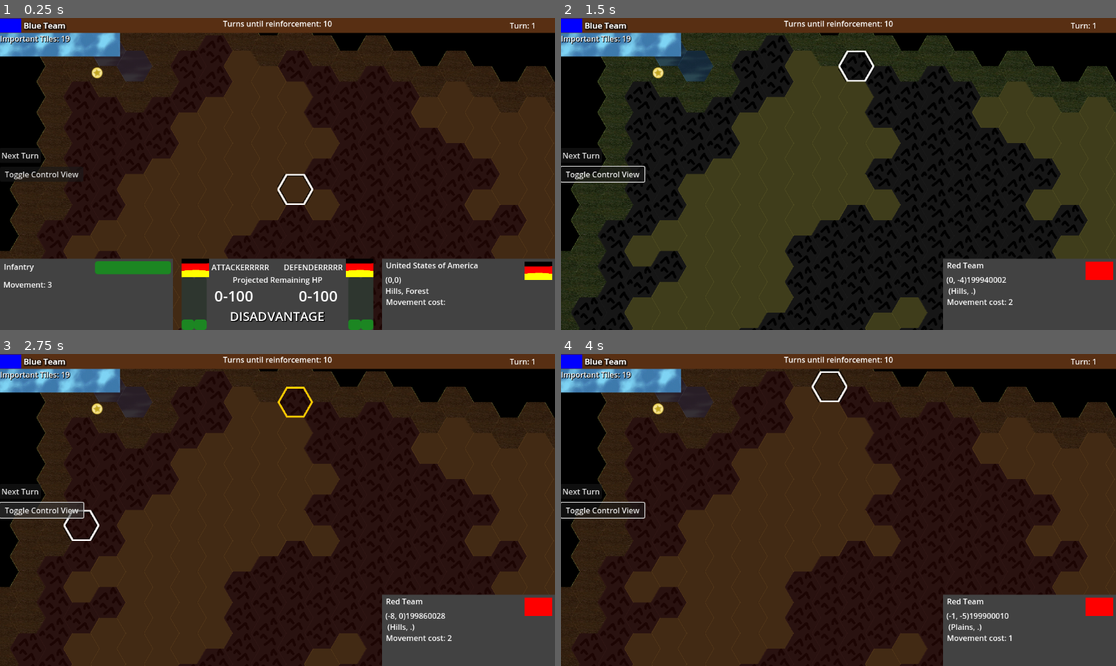
Above: before the commit, frames 1-4 (two rows, left to right).
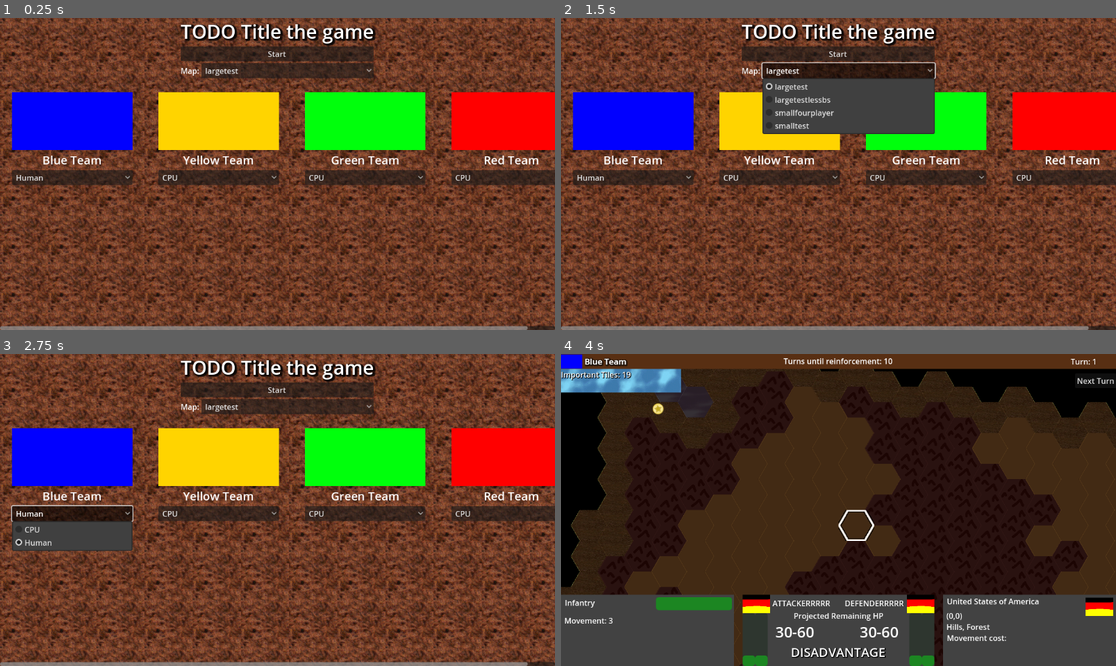
Above: after the commit, the same moments.

Repository: kralinc/cw2100game
Game: Godot game, scene res://MainMenu.tscn
The game is run twice, just before and just after one commit, with the same random seed, the same clock (stepped at 60 frames per second) and the same inputs. Before the commit the project starts from res://root.tscn. The engine's default icon, where the game draws it, is replaced by a stand-in: a white triangle on a blue panel in a dark square.
Inputs (mouse positions are in pixels of both pictures, inside the frame that each line leads up to):
- Up to frame 1 (0.25 s): no input
- Up to frame 2 (1.5 s): click (605, 174) at 0.5 s, where only the run before the commit has a clickable "Toggle Control View"; click (849, 71) at 1.25 s, where only the run after the commit has a clickable "largetest"
- Up to frame 3 (2.75 s): click (72, 513) at 2 s, where only the run after the commit has a clickable "Human"
- Up to frame 4 (4 s): click (777, 513) at 2.75 s, where only the run after the commit has a clickable "CPU"; click (838, 388) at 3.5 s, where only the run after the commit has a clickable "Start"

The runs differ from the first frame. In frame 1, 88% of the frame differs, in the area x 0-100%, y 0-100%; in frame 2, 93%; in frame 3, 87%; in frame 4, 17%.

Commit message:
Added a main menu

Diff:
--- /dev/null
+++ b/FactionSelectUI.gd
@@ -0,0 +1,20 @@
+extends MarginContainer
+
+signal control_option_selected(factionId:int, isHuman:bool)
+
+var faction:Faction
+
+func initialize(factionInfo:Faction, isFirst:bool) -> void:
+	faction = factionInfo
+	var factionName:Label = get_node("%FactionName")
+	var flag:TextureRect = get_node("%Flag")
+	var controlOption:OptionButton = get_node("%ControlOption")
+	controlOption.item_selected.connect(onControlItemSelected)
+
+	factionName.text = factionInfo.fullName
+	flag.texture = factionInfo.flag
+	controlOption.selected = 1 if isFirst else 0
+
+
+func onControlItemSelected(index: int) -> void:
+	control_option_selected.emit(faction.id, true if index == 1 else false)
--- /dev/null
+++ b/FactionSelectUI.tscn
@@ -0,0 +1,44 @@
+[gd_scene load_steps=3 format=3 uid="uid://dh6skd271xest"]
+
+[ext_resource type="Texture2D" uid="uid://lcrval3k4ohe" path="res://maps/common_data/assets/flags/greenflag.png" id="1_a3km3"]
+[ext_resource type="Script" uid="uid://bwkwiicnauarn" path="res://FactionSelectUI.gd" id="1_hemv2"]
+
+[node name="FactionSelectUI" type="MarginContainer"]
+custom_minimum_size = Vector2(300, 400)
+anchors_preset = -1
+anchor_right = 0.2703403
+anchor_bottom = 0.665
+offset_right = 0.56799316
+offset_bottom = 0.07998657
+grow_horizontal = 2
+grow_vertical = 2
+theme_override_constants/margin_left = 25
+theme_override_constants/margin_top = 25
+theme_override_constants/margin_right = 25
+theme_override_constants/margin_bottom = 25
+script = ExtResource("1_hemv2")
+metadata/_edit_use_anchors_ = true
+
+[node name="VBoxContainer" type="VBoxContainer" parent="."]
+layout_mode = 2
+
+[node name="Flag" type="TextureRect" parent="VBoxContainer"]
+unique_name_in_owner = true
+layout_mode = 2
+texture = ExtResource("1_a3km3")
+
+[node name="FactionName" type="Label" parent="VBoxContainer"]
+unique_name_in_owner = true
+layout_mode = 2
+theme_override_font_sizes/font_size = 24
+text = "Placeholder"
+horizontal_alignment = 1
+
+[node name="ControlOption" type="OptionButton" parent="VBoxContainer"]
+unique_name_in_owner = true
+layout_mode = 2
+item_count = 2
+popup/item_0/text = "CPU"
+popup/item_0/id = 0
+popup/item_1/text = "Human"
+popup/item_1/id = 1
--- a/HUDController.gd
+++ b/HUDController.gd
@@ -83,10 +83,10 @@
 		$CombatPanel/DefenderLabel.text = defenderUnit.type.uiName
 		setHealthBar($CombatPanel/AttackerHealthBarHigh, attackerUnit.hp - data.attackerMinDamage)
 		setHealthBar($CombatPanel/AttackerHealthBarLow, attackerUnit.hp - data.attackerMaxDamage)
-		$CombatPanel/AttackerDamageLabel.text = "%d - %d" % [attackerUnit.hp - data.attackerMinDamage, attackerUnit.hp - data.attackerMaxDamage]
+		$CombatPanel/AttackerDamageLabel.text = "%d - %d" % [attackerUnit.hp - data.attackerMaxDamage, attackerUnit.hp - data.attackerMinDamage]
 		setHealthBar($CombatPanel/DefenderHealthBarHigh, defenderUnit.hp - data.defenderMinDamage)
 		setHealthBar($CombatPanel/DefenderHealthBarLow, defenderUnit.hp - data.defenderMaxDamage)
-		$CombatPanel/DefenderDamageLabel.text = "%d - %d" % [defenderUnit.hp - data.defenderMinDamage, defenderUnit.hp - data.defenderMaxDamage]
+		$CombatPanel/DefenderDamageLabel.text = "%d - %d" % [defenderUnit.hp - data.defenderMaxDamage, defenderUnit.hp - data.defenderMinDamage]
 
 		$CombatPanel/AdvantageLabel.visible = true
 		if attackerUnit.hasAdvantageAgainst(defenderUnit):
--- a/Main.gd
+++ b/Main.gd
@@ -34,8 +34,6 @@
 	initFactionControl()
 	initPathfinding()
 	initUnits()
-	#nextTurnFogOfWar(Global.currentPlayer)
-	#nextTurnUnitSetup(Global.currentPlayer)
 	Global.currentPlayerIterator = Global.factionsList.size() - 1
 	nextTurn()
 	Global.intraTurnCounter = 0
@@ -44,6 +42,9 @@
 func _process(delta):
 	getHoverPath()
 	doHighlight()
+
+	if (Input.is_action_pressed("next_turn")):
+		nextTurn()
 
 func doHighlight():
 	$MapContainer/Map/Highlight.clear()
--- /dev/null
+++ b/MainMenu.gd
@@ -0,0 +1,60 @@
+extends Control
+
+const FactionSelectUI = preload("res://FactionSelectUI.tscn")
+
+var mapName:String
+var factions:Dictionary
+var factionControlModes:Dictionary = {}
+
+var mapSelectDropdown:OptionButton
+var factionContainer:HBoxContainer
+var startButton:Button
+
+func _ready() -> void:
+	mapSelectDropdown = get_node("%MapSelectDropdown")
+	mapSelectDropdown.item_selected.connect(onMapSelected)
+
+	factionContainer = get_node("%FactionContainer")
+	startButton = get_node("%StartButton")
+	startButton.pressed.connect(onStartButtonPressed)
+
+	getMaps()
+	onMapSelected(0)
+
+func getMaps() -> void:
+	var maps_path = "res://maps"
+	var dir = DirAccess.open(maps_path)
+	if dir:
+		var subdirs = dir.get_directories()
+		for subdir_name in subdirs:
+			if subdir_name != "common_data":
+				mapSelectDropdown.add_item(subdir_name)
+	else:
+		printerr("Failed to open maps directory: %s" % maps_path)
+
+func onMapSelected(itemIndex:int) -> void:
+	mapName = mapSelectDropdown.get_item_text(itemIndex)
+	factions = Global.setupFactions(mapName)
+	factionControlModes = {}
+	# Clear previous faction UI elements
+	for child in factionContainer.get_children():
+		child.queue_free()
+	var firstFaction:bool = true
+	for faction in factions.values():
+		if faction.id == 0: continue # Skip neutral faction
+
+		var factionSelectUi = FactionSelectUI.instantiate()
+		factionSelectUi.initialize(faction, firstFaction)
+		factionSelectUi.control_option_selected.connect(onFactionControlOptionSelected)
+		factionContainer.add_child(factionSelectUi)
+
+		factionControlModes[faction.id] = true if firstFaction else false
+		firstFaction = false
+
+func onFactionControlOptionSelected(factionId:int, isHuman:bool) -> void:
+	factionControlModes[factionId] = isHuman
+
+func onStartButtonPressed() -> void:
+	Global.setupGameData(mapName, factionControlModes)
+	Global.spectatorMode = false
+	get_tree().change_scene_to_file("res://root.tscn")
--- /dev/null
+++ b/MainMenu.tscn
@@ -0,0 +1,86 @@
+[gd_scene load_steps=3 format=3 uid="uid://cm3xjnasiku4g"]
+
+[ext_resource type="Script" uid="uid://fs2ubjarhinq" path="res://MainMenu.gd" id="1_eiy7p"]
+[ext_resource type="Texture2D" uid="uid://0pplnenpcetj" path="res://assets/menu/dirt.png" id="1_i26rj"]
+
+[node name="MainMenu" type="Control"]
+layout_mode = 3
+anchors_preset = 15
+anchor_right = 1.0
+anchor_bottom = 1.0
+grow_horizontal = 2
+grow_vertical = 2
+script = ExtResource("1_eiy7p")
+metadata/_edit_lock_ = true
+
+[node name="TextureRect" type="TextureRect" parent="."]
+layout_mode = 1
+anchors_preset = 15
+anchor_right = 1.0
+anchor_bottom = 1.0
+grow_horizontal = 2
+grow_vertical = 2
+texture = ExtResource("1_i26rj")
+stretch_mode = 1
+metadata/_edit_lock_ = true
+
+[node name="MarginContainer" type="MarginContainer" parent="."]
+layout_mode = 1
+anchors_preset = 15
+anchor_right = 1.0
+anchor_bottom = 1.0
+grow_horizontal = 2
+grow_vertical = 2
+metadata/_edit_lock_ = true
+
+[node name="VBoxContainer2" type="VBoxContainer" parent="MarginContainer"]
+layout_mode = 2
+metadata/_edit_lock_ = true
+
+[node name="VBoxContainer" type="VBoxContainer" parent="MarginContainer/VBoxContainer2"]
+layout_mode = 2
+size_flags_horizontal = 4
+size_flags_vertical = 0
+
+[node name="Title" type="Label" parent="MarginContainer/VBoxContainer2/VBoxContainer"]
+layout_mode = 2
+theme_override_colors/font_shadow_color = Color(0, 0, 0, 0.7254902)
+theme_override_constants/shadow_offset_x = 3
+theme_override_constants/shadow_offset_y = 2
+theme_override_constants/shadow_outline_size = 10
+theme_override_font_sizes/font_size = 40
+text = "TODO Title the game"
+horizontal_alignment = 1
+
+[node name="StartButton" type="Button" parent="MarginContainer/VBoxContainer2/VBoxContainer"]
+unique_name_in_owner = true
+layout_mode = 2
+text = "Start"
+
+[node name="MapSelectContainer" type="HBoxContainer" parent="MarginContainer/VBoxContainer2/VBoxContainer"]
+layout_mode = 2
+
+[node name="Label" type="Label" parent="MarginContainer/VBoxContainer2/VBoxContainer/MapSelectContainer"]
+layout_mode = 2
+text = "Map:"
+
+[node name="MapSelectDropdown" type="OptionButton" parent="MarginContainer/VBoxContainer2/VBoxContainer/MapSelectContainer"]
+unique_name_in_owner = true
+layout_mode = 2
+size_flags_horizontal = 3
+fit_to_longest_item = false
+
+[node name="HBoxContainer" type="HBoxContainer" parent="MarginContainer/VBoxContainer2"]
+layout_mode = 2
+size_flags_vertical = 3
+
+[node name="ScrollContainer" type="ScrollContainer" parent="MarginContainer/VBoxContainer2/HBoxContainer"]
+layout_mode = 2
+size_flags_horizontal = 3
+vertical_scroll_mode = 0
+
+[node name="FactionContainer" type="HBoxContainer" parent="MarginContainer/VBoxContainer2/HBoxContainer/ScrollContainer"]
+unique_name_in_owner = true
+layout_mode = 2
+size_flags_horizontal = 0
+size_flags_vertical = 3
--- a/global.gd
+++ b/global.gd
@@ -2,8 +2,7 @@
 
 signal take_enemy_territory(cell:Vector2i)
 
-var MAP_NAME = "largetest"
-var humanPlayers:Dictionary = {1: true}
+var humanPlayers:Dictionary = {}
 
 var mapScene:PackedScene
 var mapUnitsIncId = 0
@@ -31,24 +30,29 @@
 
 # Called when the node enters the scene tree for the first time.
 func _ready() -> void:
-	setupMap()
-	setupFactions()
+	return
+
+func setupGameData(mapName, factionControlModes:Dictionary):
+	setupMap(mapName)
+	factions = setupFactions(mapName)
 	setupTerrain()
-	setupUnitTypes()
-	setupSpecialNames()
-
-func setupMap():
-	var mapNameAsset = "res://maps/%s/%s.tscn" % [MAP_NAME, MAP_NAME]
+	setupUnitTypes(mapName)
+	setupSpecialNames(mapName)
+	setupFactionControl(factionControlModes)
+
+func setupMap(mapName:String):
+	var mapNameAsset = "res://maps/%s/%s.tscn" % [mapName, mapName]
 	mapScene = load(mapNameAsset)
 
-func setupFactions():
+func setupFactions(mapName:String) ->  Dictionary:
+	var factionsDict:Dictionary = {}
 	var neutral = Faction.new()
 	neutral.fullName = "Neutral"
 	neutral.color = Color(0,0,0,0)
 	neutral.flag = load("res://icon.svg")
-	factions[0] = neutral
-
-	var file = FileAccess.open("res://maps/%s/factions.json" % [MAP_NAME], FileAccess.READ)
+	factionsDict[0] = neutral
+
+	var file = FileAccess.open("res://maps/%s/factions.json" % [mapName], FileAccess.READ)
 	if not file:
 		print("Could not open factions file. Reverting to default factions.")
 		file = FileAccess.open("res://maps/common_data/factions.json", FileAccess.READ)
@@ -59,7 +63,7 @@
 	var parse_result = json.parse(json_string)
 	if (parse_result != OK):
 		print("Error parsing JSON: ", json.get_error_message())
-		return
+		return factionsDict
 
 	for i in range(json.data.size()):
 		var faction_data = json.data[i]
@@ -67,11 +71,12 @@
 		faction.id = faction_data.id
 		faction.fullName = faction_data.fullName
 		faction.color = Color(faction_data.color[0], faction_data.color[1], faction_data.color[2])
-		if FileAccess.file_exists("res://maps/%s/assets/flags/%s" % [MAP_NAME, faction_data.flag]):
-			faction.flag = load("res://maps/%s/assets/flags/%s" % [MAP_NAME, faction_data.flag])
+		if FileAccess.file_exists("res://maps/%s/assets/flags/%s" % [mapName, faction_data.flag]):
+			faction.flag = load("res://maps/%s/assets/flags/%s" % [mapName, faction_data.flag])
 		else:
 			faction.flag = load("res://maps/common_data/assets/flags/%s" % faction_data.flag)
-		factions[i + 1] = faction  # Start IDs at 1 instead of 0 due to hardcoded neutral faction
+		factionsDict[i + 1] = faction  # Start IDs at 1 instead of 0 due to hardcoded neutral faction
+	return factionsDict
 
 
 func setupTerrain():
@@ -83,8 +88,8 @@
 	terrain["water"] = TerrainData.new("water", "Water", 3)
 	terrain["NONE"] = TerrainData.new(".", ".", 0)
 
-func setupUnitTypes():
-	var file = FileAccess.open("res://maps/%s/units.json" % [MAP_NAME], FileAccess.READ)
+func setupUnitTypes(mapName:String) -> void:
+	var file = FileAccess.open("res://maps/%s/units.json" % [mapName], FileAccess.READ)
 	if not file:
 		print("Could not open units file. Reverting to default units.")
 		file = FileAccess.open("res://maps/common_data/units.json", FileAccess.READ)
@@ -102,12 +107,19 @@
 		var unit_data = json.data[key]
 
 		var texturePath = ""
-		if FileAccess.file_exists("res://maps/%s/assets/units/%s" % [MAP_NAME, unit_data.texture]):
-			texturePath = "res://maps/%s/assets/units/%s" % [MAP_NAME, unit_data.texture]
+		if FileAccess.file_exists("res://maps/%s/assets/units/%s" % [mapName, unit_data.texture]):
+			texturePath = "res://maps/%s/assets/units/%s" % [mapName, unit_data.texture]
 		else:
 			texturePath = "res://maps/common_data/assets/units/%s" % unit_data.texture
 
 		unitTypes[key] = UnitType.new(texturePath, key, unit_data.hp, unit_data.advantageVersus, unit_data.movement, unit_data.uiName)
+
+func setupFactionControl(factionControlModes:Dictionary):
+	humanPlayers = {}
+	for factionId in factionControlModes.keys():
+		if (factionControlModes[factionId] == true):
+			humanPlayers[factionId] = true
+
 
 func getEmptyCell(pos):
 	var emptyCell = CellData.new()
@@ -130,8 +142,8 @@
 	if (combatResult.defenderDead):
 		destroyUnit(combatResult.defenderCell.pos)
 
-func setupSpecialNames():
-	var file = FileAccess.open("res://maps/%s/specialnames.json" % [MAP_NAME], FileAccess.READ)
+func setupSpecialNames(mapName:String) -> void:
+	var file = FileAccess.open("res://maps/%s/specialnames.json" % [mapName], FileAccess.READ)
 	if not file:
 		print("Could not open special names file.")
 		return
--- a/project.godot
+++ b/project.godot
@@ -11,7 +11,7 @@
 [application]
 
 config/name="Civil War 2100"
-run/main_scene="res://root.tscn"
+run/main_scene="uid://cm3xjnasiku4g"
 config/features=PackedStringArray("4.5", "GL Compatibility")
 config/icon="res://icon.svg"
 
@@ -27,6 +27,11 @@
 , Object(InputEventKey,"resource_local_to_scene":false,"resource_name":"","device":0,"window_id":0,"alt_pressed":false, …(185 unchanged characters)…
 ]
 }
+next_turn={
+"deadzone": 0.2,
+"events": [Object(InputEventKey,"resource_local_to_scene":false,"resource_name":"","device":0,"window_id":0,"alt_pressed":false,"shift_pressed":false,"ctrl_pressed":false,"meta_pressed":false,"pressed":false,"keycode":0,"physical_keycode":4194309,"key_label":0,"unicode":0,"location":0,"echo":false,"script":null)
+]
+}
 
 [rendering]
 
--- a/root.tscn
+++ b/root.tscn
@@ -119,13 +119,16 @@
 autowrap_mode = 2
 
 [node name="TurnsUntilReinforceLabel" type="Label" parent="HUD/TopPanel"]
+texture_filter = 1
+texture_repeat = 1
 layout_mode = 1
 anchors_preset = 5
 anchor_left = 0.5
 anchor_right = 0.5
-offset_left = -113.5
-offset_right = 113.5
-offset_bottom = 23.0
+offset_left = -114.0
+offset_top = 3.0
+offset_right = 113.0
+offset_bottom = 26.0
 grow_horizontal = 2
 text = "Turns until reinforcement: 99"
 
@@ -160,18 +163,6 @@
 text = "Important Tiles: 100"
 label_settings = SubResource("LabelSettings_pm5ym")
 
-[node name="Button" type="Button" parent="HUD"]
-anchors_preset = 4
-anchor_top = 0.5
-anchor_bottom = 0.5
-offset_top = -15.5
-offset_right = 173.0
-offset_bottom = 15.5
-grow_vertical = 2
-size_flags_horizontal = 0
-size_flags_vertical = 0
-text = "Toggle Control View"
-
 [node name="TileInfo" type="ColorRect" parent="HUD"]
 anchors_preset = 3
 anchor_left = 1.0
@@ -266,14 +257,17 @@
 offset_bottom = 65.0
 text = "Movement: 3"
 
-[node name="Button2" type="Button" parent="HUD"]
-anchors_preset = 4
-anchor_top = 0.5
-anchor_bottom = 0.5
-offset_left = -1.0
-offset_top = -54.0
-offset_right = 85.0
-offset_bottom = -23.0
+[node name="NextTurnButton" type="Button" parent="HUD"]
+anchors_preset = -1
+anchor_left = 1.0
+anchor_top = 0.062000003
+anchor_right = 1.0
+anchor_bottom = 0.062000003
+offset_left = -85.0
+offset_top = -0.1760025
+offset_right = 1.0
+offset_bottom = 30.823997
+grow_horizontal = 0
 grow_vertical = 2
 size_flags_horizontal = 0
 text = "Next Turn"
@@ -353,7 +347,7 @@
 offset_top = 55.0
 offset_right = 148.0
 offset_bottom = 99.0
-text = "0-100"
+text = "30-60"
 label_settings = SubResource("LabelSettings_mb5gn")
 
 [node name="DefenderHealthBarHigh" type="ProgressBar" parent="HUD/CombatPanel"]
@@ -386,7 +380,7 @@
 offset_top = 55.0
 offset_right = 324.0
 offset_bottom = 99.0
-text = "0-100"
+text = "30-60"
 label_settings = SubResource("LabelSettings_mb5gn")
 
 [node name="AdvantageLabel" type="Label" parent="HUD/CombatPanel"]
@@ -445,6 +439,5 @@
 [connection signal="set_reinforcement_ui" from="." to="HUD" method="_on_root_set_reinforcement_ui"]
 [connection signal="unit_info_data" from="." to="HUD" method="_on_root_unit_info_data"]
 [connection signal="update_top_panel" from="." to="HUD" method="_on_root_update_top_panel"]
-[connection signal="pressed" from="HUD/Button" to="." method="_on_button_pressed"]
-[connection signal="pressed" from="HUD/Button2" to="." method="_on_button_2_pressed"]
+[connection signal="pressed" from="HUD/NextTurnButton" to="." method="_on_button_2_pressed"]
 [connection signal="input_event" from="ClickHandler" to="." method="_on_click_handler_input_event"]
Not shown, added: FactionSelectUI.gd.uid
Not shown, added: MainMenu.gd.uid
Binary file added: assets/menu/dirt.png
Not shown, added: assets/menu/dirt.png.import
